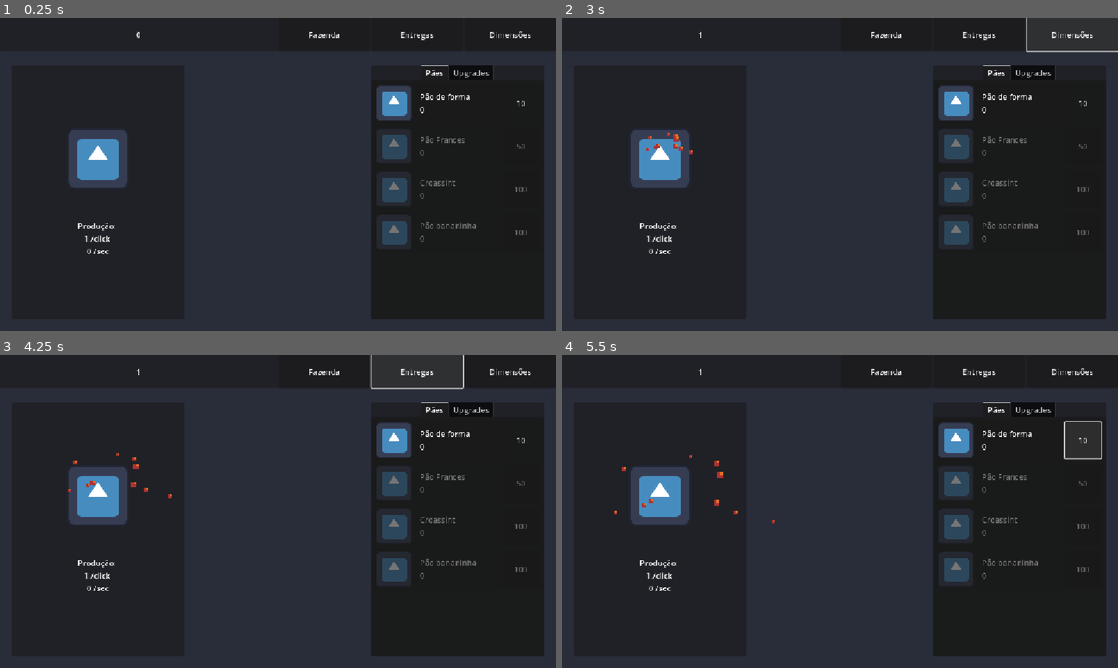
Above: before the commit, frames 1-4 (two rows, left to right).
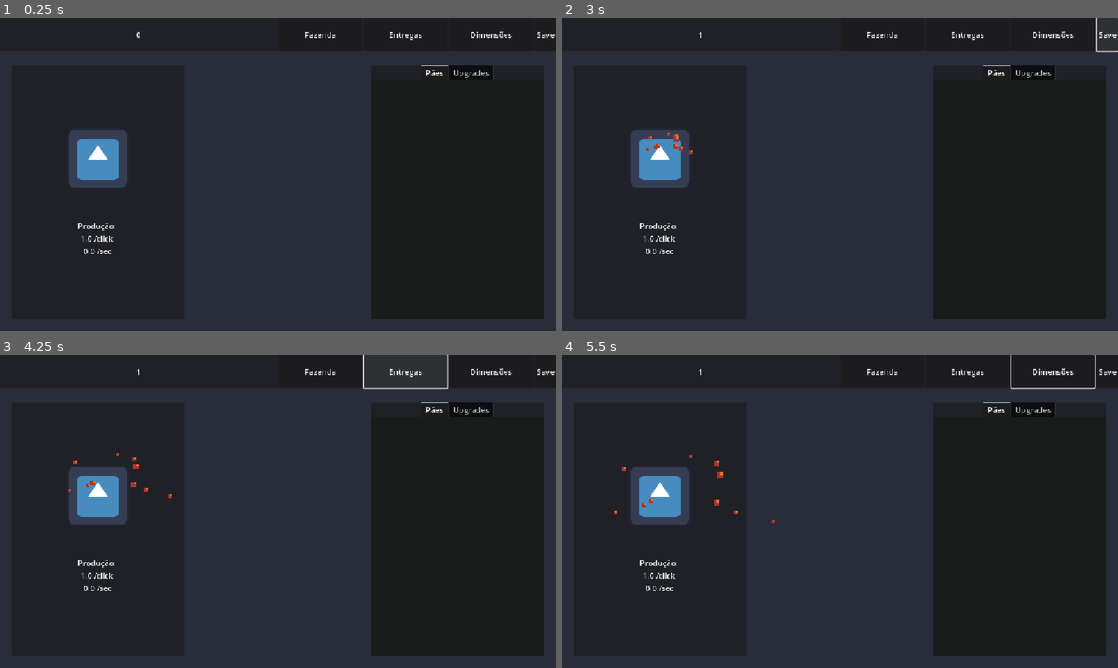
Above: after the commit, the same moments.

Repository: Porpetenha/Padaria-Idle
Game: Godot game, scene res://scenes/maestro.tscn
The game is run twice, just before and just after one commit, with the same random seed, the same clock (stepped at 60 frames per second) and the same inputs. Before the commit the project starts from res://scenes/main.tscn. The engine's default icon, where the game draws it, is replaced by a stand-in: a white triangle on a blue panel in a dark square.
Inputs (mouse positions are in pixels of both pictures, inside the frame that each line leads up to):
- Up to frame 1 (0.25 s): no input
- Up to frame 2 (3 s): click "Fazenda" at 0.5 s; click "Loja" at 1.25 s; click (662, 158) at 2 s; click (1106, 33) at 2.75 s, where only the run after the commit has a clickable "Save"
- Up to frame 3 (4.25 s): click "Entregas" at 3.5 s
- Up to frame 4 (5.5 s): click "Dimensões" at 4.25 s; click (1084, 439) at 5 s, where only the run before the commit has a clickable "10"

The runs differ from the first frame. In frame 1, 2.5% of the frame differs, in the area x 14-100%, y 4-76%; in frame 2, 2.6%; in frame 3, 2.7%; in frame 4, 2.7%, in the area x 14-100%, y 0-76%.

Commit message:
sistema inicial de save and load. Utilizando valores inteiros

Diff:
--- a/assets/upgrades/breads/croassint.tres
+++ b/assets/upgrades/breads/croassint.tres
@@ -7,5 +7,6 @@
 script = ExtResource("1_ediug")
 name = "Croassint"
 base_cost = 100
+bonus_value = 5.0
 icon = ExtResource("1_opvyc")
 metadata/_custom_type_script = "uid://b10qq2qpidafp"
--- a/assets/upgrades/breads/pao_bananinha.tres
+++ b/assets/upgrades/breads/pao_bananinha.tres
@@ -7,6 +7,5 @@
 script = ExtResource("1_evwo3")
 name = "Pão bananinha"
 base_cost = 100
-bonus_value = 10.0
 icon = ExtResource("1_3rvx1")
 metadata/_custom_type_script = "uid://b10qq2qpidafp"
--- a/assets/upgrades/breads/pao_de_forma.tres
+++ b/assets/upgrades/breads/pao_de_forma.tres
@@ -7,6 +7,8 @@
 script = ExtResource("1_wdwnd")
 name = "Pão de forma"
 description = "Macio e em fatias."
+base_cost = 10
+bonus_value = 1.0
 icon = ExtResource("1_q4sf3")
 locked = false
 metadata/_custom_type_script = "uid://b10qq2qpidafp"
--- a/assets/upgrades/breads/pao_frances.tres
+++ b/assets/upgrades/breads/pao_frances.tres
@@ -8,6 +8,5 @@
 name = "Pão Frances"
 description = "Um pao durinho"
 base_cost = 50
-bonus_value = 5.0
 icon = ExtResource("1_2w6mw")
 metadata/_custom_type_script = "uid://b10qq2qpidafp"
--- a/project.godot
+++ b/project.godot
@@ -11,13 +11,14 @@
 [application]
 
 config/name="Padaria Idle"
-run/main_scene="uid://dppjii4f5yke0"
+run/main_scene="uid://cgnvdpslvnqdp"
 config/features=PackedStringArray("4.5", "GL Compatibility")
 config/icon="res://icon.svg"
 
 [autoload]
 
 Global="*res://scripts/global.gd"
+SaveAndLoad="*res://scripts/save_and_load.gd"
 
 [display]
 
--- a/scenes/farm.tscn
+++ b/scenes/farm.tscn
@@ -13,7 +13,6 @@
 script = ExtResource("1_kjpqf")
 
 [node name="PanelContainer" type="PanelContainer" parent="."]
-visible = false
 layout_mode = 1
 anchors_preset = 15
 anchor_right = 1.0
@@ -117,5 +116,3 @@
 layout_mode = 2
 text = "Upgrades
 "
-
-[connection signal="pressed" from="VBoxContainer/status_bar/HBoxContainer/HBoxContainer/shop" to="." method="_on_shop_pressed"]
--- /dev/null
+++ b/scenes/maestro.tscn
@@ -0,0 +1,19 @@
+[gd_scene load_steps=4 format=3 uid="uid://cgnvdpslvnqdp"]
+
+[ext_resource type="Script" uid="uid://ldjva0e7sq0g" path="res://scripts/maestro.gd" id="1_wxmnm"]
+[ext_resource type="PackedScene" uid="uid://8ce5kurkaoo1" path="res://scenes/farm.tscn" id="2_0tyja"]
+[ext_resource type="PackedScene" uid="uid://dppjii4f5yke0" path="res://scenes/main.tscn" id="3_bsw31"]
+
+[node name="Maestro" type="Node"]
+script = ExtResource("1_wxmnm")
+
+[node name="main" parent="." instance=ExtResource("3_bsw31")]
+
+[node name="farm" parent="." instance=ExtResource("2_0tyja")]
+visible = false
+
+[connection signal="pressed" from="main/VBoxContainer/status_bar/HBoxContainer/HBoxContainer/farm" to="." method="_on_farm_pressed"]
+[connection signal="pressed" from="farm/VBoxContainer/status_bar/HBoxContainer/HBoxContainer/shop" to="." method="_on_shop_pressed"]
+
+[editable path="main"]
+[editable path="farm"]
--- a/scenes/main.tscn
+++ b/scenes/main.tscn
@@ -69,6 +69,10 @@
 size_flags_horizontal = 3
 text = "Dimensões"
 
+[node name="Button" type="Button" parent="VBoxContainer/status_bar/HBoxContainer/HBoxContainer"]
+layout_mode = 2
+text = "Save"
+
 [node name="MarginContainer" type="MarginContainer" parent="VBoxContainer"]
 layout_mode = 2
 size_flags_vertical = 3
@@ -96,6 +100,8 @@
 size_flags_vertical = 3
 texture_normal = ExtResource("2_0wfyh")
 script = ExtResource("3_choun")
+
+[node name="AudioStreamPlayer2D" type="AudioStreamPlayer2D" parent="VBoxContainer/MarginContainer/HBoxContainer/forno/VBoxContainer/click_forno"]
 
 [node name="bread_production" type="Label" parent="VBoxContainer/MarginContainer/HBoxContainer/forno/VBoxContainer"]
 texture_filter = 1
@@ -160,5 +166,5 @@
 layout_mode = 2
 size_flags_horizontal = 3
 
-[connection signal="pressed" from="VBoxContainer/status_bar/HBoxContainer/HBoxContainer/farm" to="." method="_on_farm_pressed"]
+[connection signal="pressed" from="VBoxContainer/status_bar/HBoxContainer/HBoxContainer/Button" to="." method="_on_button_pressed"]
 [connection signal="pressed" from="VBoxContainer/MarginContainer/HBoxContainer/forno/VBoxContainer/click_forno" to="." method="_on_click_forno_pressed"]
--- a/scripts/farm.gd
+++ b/scripts/farm.gd
@@ -4,6 +4,3 @@
 
 func _process(delta: float) -> void:
 	money.text = str(Global.money)
-
-func _on_shop_pressed() -> void:
-	get_tree().change_scene_to_file("res://scenes/main.tscn")
--- /dev/null
+++ b/scripts/maestro.gd
@@ -0,0 +1,12 @@
+extends Node
+
+@onready var main: Control = $main
+@onready var farm: Control = $farm
+
+func _on_farm_pressed() -> void:
+	main.visible = false
+	farm.visible = true
+
+func _on_shop_pressed() -> void:
+	farm.visible = false
+	main.visible = true
--- a/scripts/main.gd
+++ b/scripts/main.gd
@@ -5,11 +5,13 @@
 @onready var bread_production: Label = $VBoxContainer/MarginContainer/HBoxContainer/forno/VBoxContainer/bread_production
 
 #Váriaveis
-var bread_click: int = 0
-var bread_idle: int = 0
+var bread_click: float = 0
+var bread_idle: float = 0
 var idle_timer : Timer
 
 func _ready():
+	SaveAndLoad.load_data()
+
 	bread_click = bread_click
 
 	#Set timer para gerar idle
@@ -29,7 +31,7 @@
 
 	#Qando clicar no botão do forno vai produzir dinherio por click
 func _on_click_forno_pressed() -> void:
-	Global.money += bread_click
+	Global.money += int(bread_click)
 
 	#Função para a geração idle de dinheiro
 func _on_idle_timer_timeout() -> void:
@@ -44,5 +46,6 @@
 		if pao.upgrade_type == UpgradeData.upgrade_type_list.BREAD:
 			bread_idle += int(pao.bonus_value) * pao.level
 
-func _on_farm_pressed() -> void:
-	get_tree().change_scene_to_file("res://scenes/farm.tscn")
+func _on_button_pressed() -> void:
+	pass
+	SaveAndLoad.save_data()
--- /dev/null
+++ b/scripts/save_and_load.gd
@@ -0,0 +1,61 @@
+extends Node
+
+const save: String = "user://save.json"
+
+func save_data():
+	#Criar dicionário com os níveis dos upgrades
+	var upgrades_levels = {}
+	for upgrade in Global.paes_data:
+		upgrades_levels[upgrade.name] = upgrade.level
+
+	var data = {
+		"money" : Global.money,
+		"upgrades" : upgrades_levels
+	}
+
+	var file = FileAccess.open(save, FileAccess.WRITE)
+
+	if file == null:
+		printerr("Não foi prossível abrir")
+		return
+
+	var json = JSON.stringify(data)
+	file.store_string(json)
+	file.close()
+
+signal data_loaded
+
+func load_data():
+	if not FileAccess.file_exists(save):
+		print("Save não existe, criando um novo...")
+		save_data()  # Cria o save com os valores iniciais
+		return
+
+	var file = FileAccess.open(save, FileAccess.READ)
+
+	if file == null:
+		printerr("Não foi prossivel abrir")
+		return
+
+	var content = file.get_as_text()
+	file.close()
+
+	var json = JSON.new()
+	var error = json.parse(content)
+
+	if error != OK:
+		printerr("Não foi possível fazer a conversão do json")
+		printerr("Erro: %s" % json.get_error_message())
+		printerr("Na linha: %d" % json.get_error_line())
+
+	var data = json.data
+
+	Global.money = data.get("money", 0)
+
+	if data.has("upgrades"):
+		var upgrades_levels = data["upgrades"]
+		for upgrade in Global.paes_data:
+			if upgrades_levels.has(upgrade.name):
+				upgrade.level = upgrades_levels[upgrade.name]
+
+	data_loaded.emit()
--- a/scripts/upgrade_data.gd
+++ b/scripts/upgrade_data.gd
@@ -15,12 +15,13 @@
 @export var upgrade_type: upgrade_type_list = upgrade_type_list.BREAD
 
 @export_subgroup("Custo")
-@export var base_cost: int = 10
-@export var cost_multp: float = 1.2
+@export var base_cost: int = 0
+@export var cost_multp: float = 0
 
 @export_subgroup("Bonus")
-@export var bonus_value: float = 1.0
+@export var bonus_value: float = 0
 var level:int = 0
+
 @export_group("Visual")
 @export var icon: Texture2D
 @export var locked: bool = true
--- a/scripts/upgrade_manager.gd
+++ b/scripts/upgrade_manager.gd
@@ -13,6 +13,9 @@
 func _ready() -> void:
 	Global.paes_data = paes_data
 	Global.upgrades_data = upgrades_data
+	SaveAndLoad.data_loaded.connect(_on_data_loaded)
+
+func _on_data_loaded():
 	create_items()
 
 func create_items() -> void:
@@ -20,7 +23,7 @@
 	paes_data.sort_custom(func(a, b): return a.base_cost < b.base_cost)
 	upgrades_data.sort_custom(func(a, b): return a.base_cost < b.base_cost)
 
-	#Cia os pães
+	#Cria os pães
 	for data in paes_data:
 		var item = upgrade_scene.instantiate()
 		paes_container.add_child(item)
--- a/scripts/upgrades.gd
+++ b/scripts/upgrades.gd
@@ -22,6 +22,7 @@
 	# Configura visual
 	icon.texture = data.icon
 	name_label.text = data.name
+	level_label.text = str(data.level)
 	buy_button.text = str(data.base_cost)
 
 	#Para bloquear o upgrade
Not shown, added: scripts/maestro.gd.uid
Not shown, added: scripts/save_and_load.gd.uid
